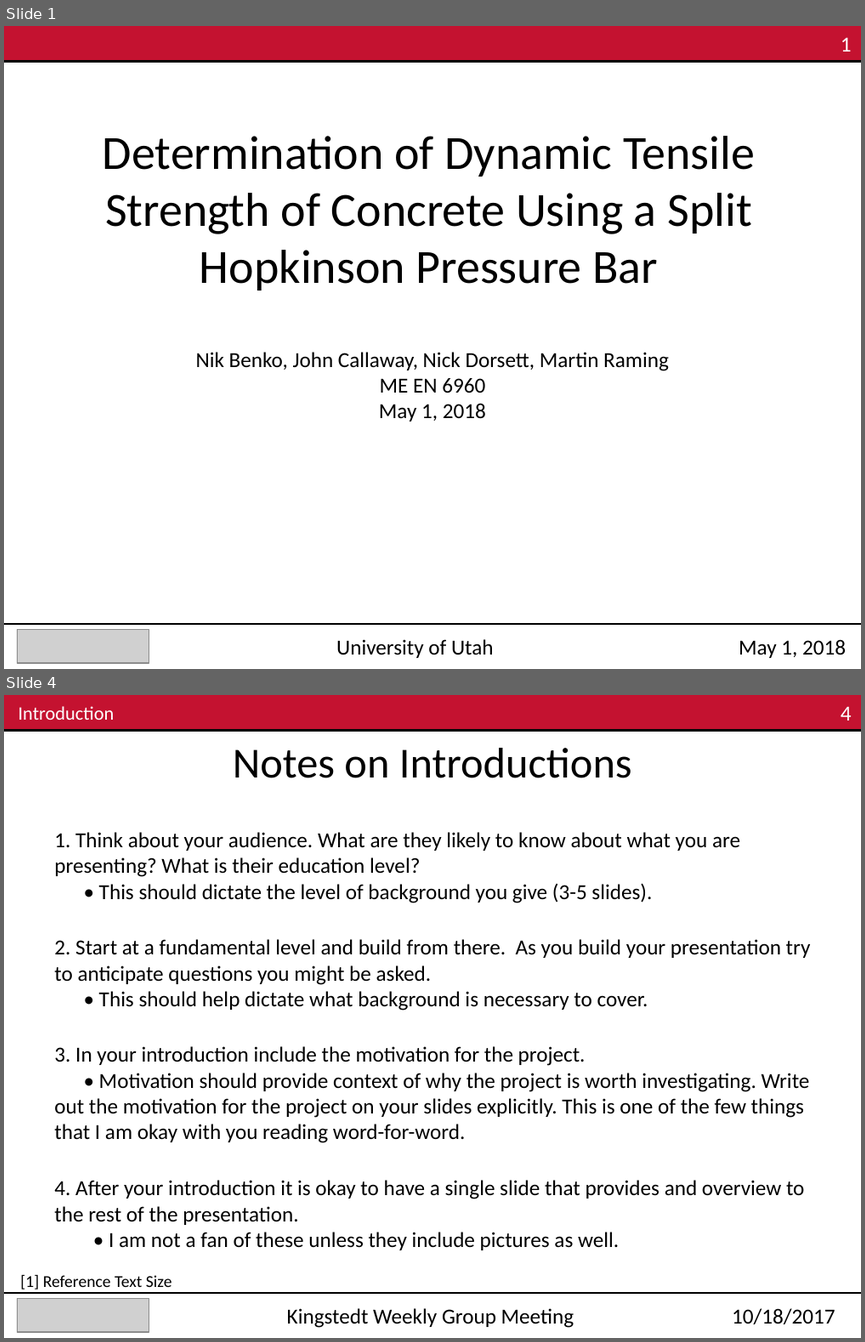
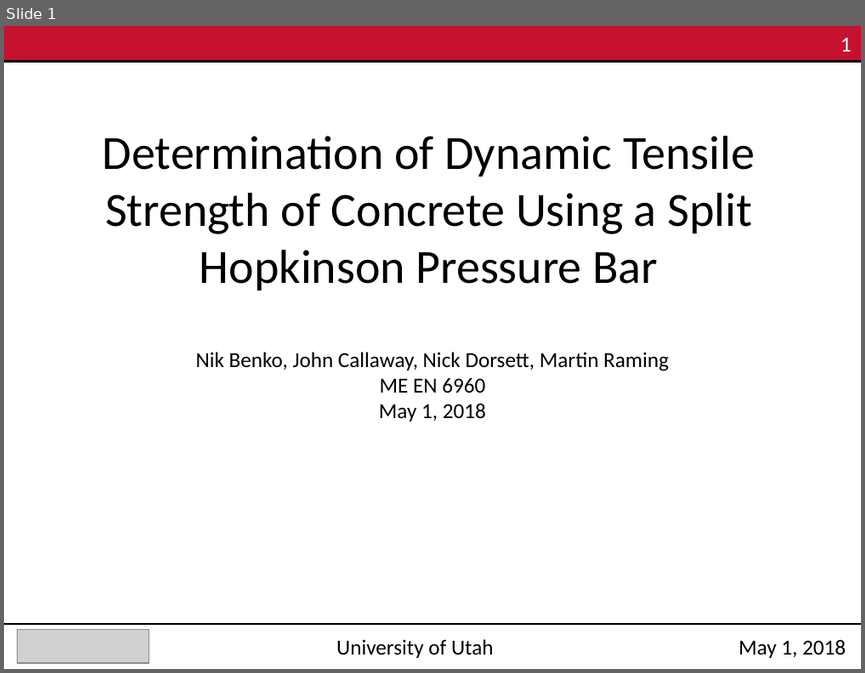
Before and after one commit to Mar-ten/PMAA_Fracture, a slide deck: ME EN 6960_Group4_Exp3.pptx. Shown one above the other, each under a label of ours: slides 1 and 4 before the commit, slide 1 after it; the slides between them are not shown. The pictures are 865x1342 and 865x673 pixels, drawn with LibreOffice and Linux fonts; fonts in the diff are those of the drawing; grey boxes stand for pictures. Boxes give left, top, right and bottom in pixels: in the first picture for what was removed or moved away, otherwise in the second. Text is boxed around its words. In the diff, an @@ line names an element or a change of style, - is before the commit and + after.

Commit message:
Powerpoint Update

```diff
--- a/ME EN 6960_Group4_Exp3.pptx
+++ b/ME EN 6960_Group4_Exp3.pptx
@@ slide 4 removed at (4,695,861,1338), background #FFFFFF @@
@@ rectangle removed at (4,695,861,730) @@
@@ text removed at (18,706,114,720) @@
-Introduction
@@ text removed at (840,707,851,721) @@
-4
@@ line removed from (4, 730) to (861, 730) @@
@@ text removed at (233,748,632,778) @@
-Notes on Introductions
@@ text removed at (54,832,740,903) @@
-1. Think about your audience. What are they likely to know about what you are presenting? What is their education level?
-• This should dictate the level of background you give (3-5 slides).
@@ text removed at (54,939,811,1010) @@
-2. Start at a fundamental level and build from there. As you build your presentation try to anticipate questions you might be asked.
-• This should help dictate what background is necessary to cover.
@@ text removed at (54,1046,810,1143) @@
-3. In your introduction include the motivation for the project.
-• Motivation should provide context of why the project is worth investigating. Write out the motivation for the project on your slides explicitly. This is one of the few things that I am okay with you reading word-for-word.
@@ text removed at (54,1179,804,1250) @@
-4. After your introduction it is okay to have a single slide that provides and overview to the rest of the presentation.
-• I am not a fan of these unless they include pictures as well.
@@ text removed at (20,1274,172,1289) @@
-[1] Reference Text Size
@@ line removed from (4, 1293) to (861, 1293) @@
@@ picture removed at (17,1299,148,1332) @@
@@ text removed at (287,1308,574,1327) @@
-Kingstedt Weekly Group Meeting
@@ text removed at (732,1308,834,1324) @@
-10/18/2017
```
Also in this commit, not shown: 13 slides added, 8 other slides removed.
